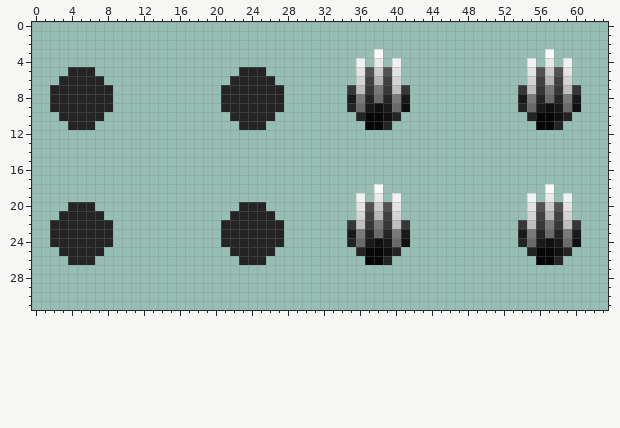
Pixel-art sprite, stored at Tesseract/Assets/Sprites/Room/Pike.png. The picture above was drawn from the file before the commit.
The file is 64x32 pixels. Pixels under 10% opacity are left out. Colours within 5 levels of each other are drawn and written as one.
After the commit:
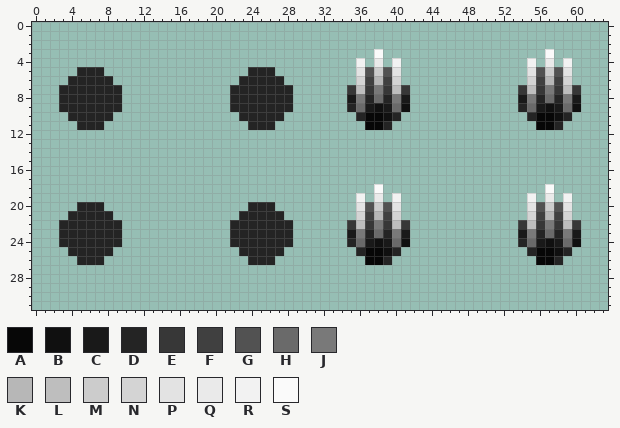
Palette (. is transparent): A #070707  B #101010  C #191919  D #242424  E #373737  F #404040  G #525252  H #6a6a6a  J #797979  K #b7b7b7  L #bebebe  M #cccccc  N #d4d4d4  P #e3e3e3  Q #eaeaea  R #f2f2f2  S #fafafa
Change:
y 5: x 4 D -> .; x 7 . -> D; x 23 D -> .; x 26 . -> D
y 6: x 3 D -> .; x 8 . -> D; x 22 D -> .; x 27 . -> D
y 7..9: x 2 D -> .; x 9 . -> D; x 21 D -> .; x 28 . -> D
y 10: x 3 D -> .; x 8 . -> D; x 22 D -> .; x 27 . -> D
y 11: x 4 D -> .; x 7 . -> D; x 23 D -> .; x 26 . -> D
y 20: x 4 D -> .; x 7 . -> D; x 23 D -> .; x 26 . -> D
y 21: x 3 D -> .; x 8 . -> D; x 22 D -> .; x 27 . -> D
y 22..24: x 2 D -> .; x 9 . -> D; x 21 D -> .; x 28 . -> D
y 25: x 3 D -> .; x 8 . -> D; x 22 D -> .; x 27 . -> D
y 26: x 4 D -> .; x 7 . -> D; x 23 D -> .; x 26 . -> D
